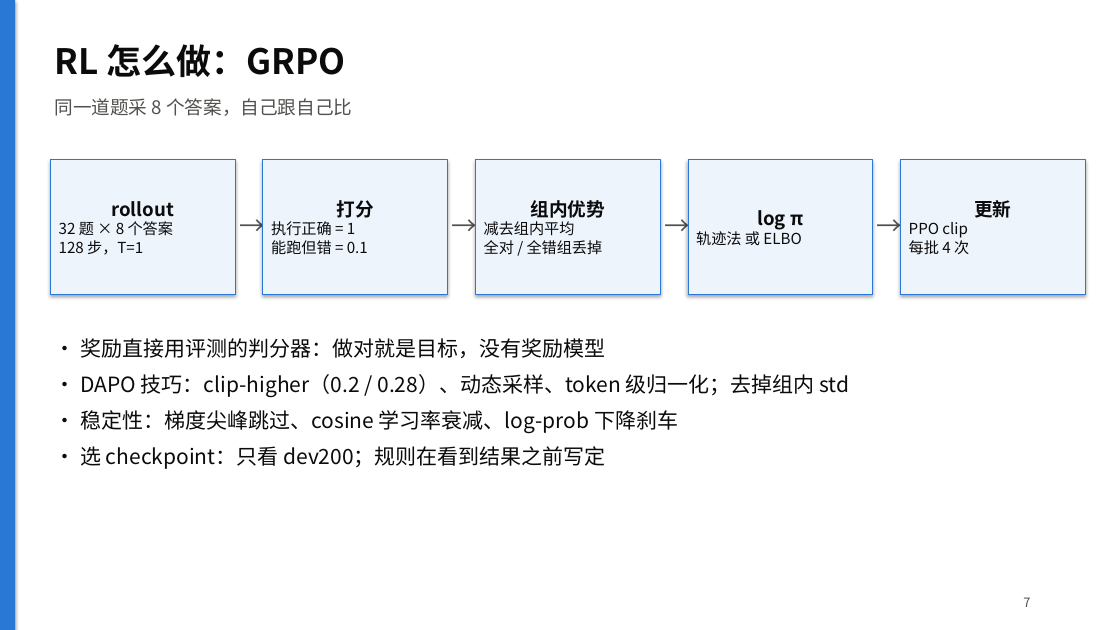
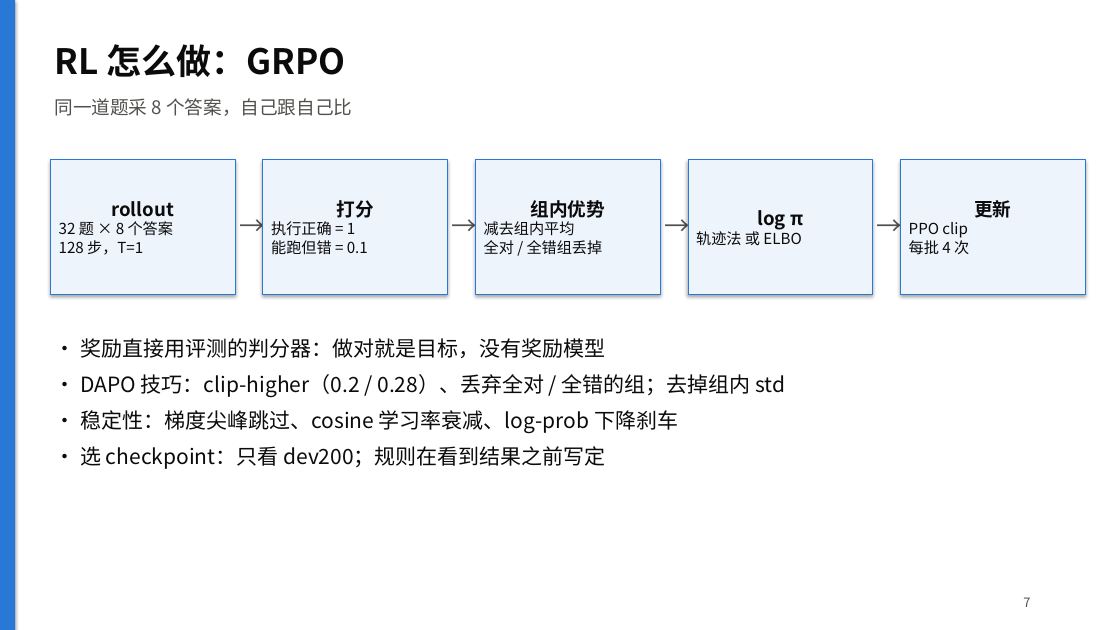
Before and after one commit to NonEspoir/dllm, a slide deck: slide 7 of docs/slides.pptx. Drawn at 1120x630 pixels with LibreOffice and Linux fonts; fonts in the diff are those of the drawing. Boxes give left, top, right and bottom in pixels: in the first picture for what was removed or moved away, otherwise in the second. Text is boxed around its words. In the diff, an @@ line names an element or a change of style, - is before the commit and + after.

```diff
--- a/docs/slides.pptx
+++ b/docs/slides.pptx
@@ text at [80, 374, 786, 397]: text changed @@
-• DAPO 技巧：clip-higher（0.2 / 0.28）、动态采样、token 级归一化；去掉组内 std
+• DAPO 技巧：clip-higher（0.2 / 0.28）、丢弃全对 / 全错的组；去掉组内 std
```
Also in this commit, not shown: 2 other slides changed, 3 other files.
